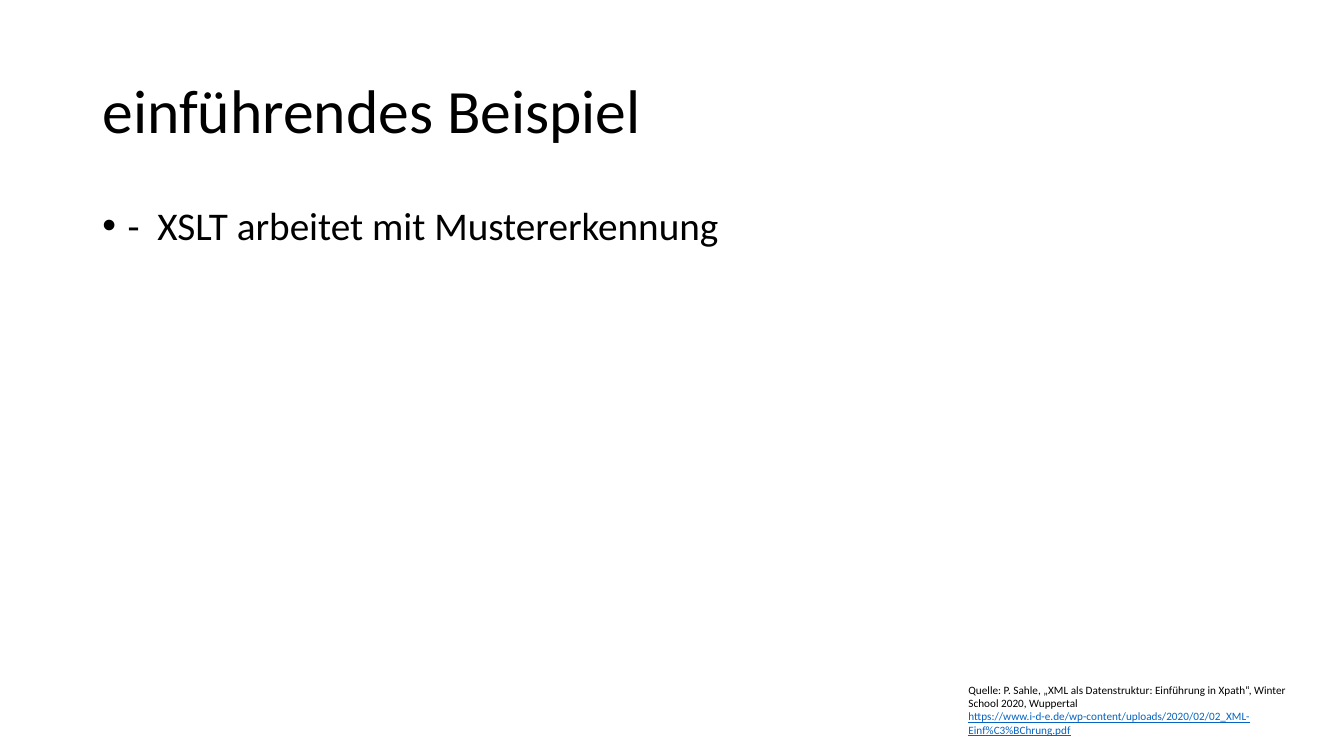
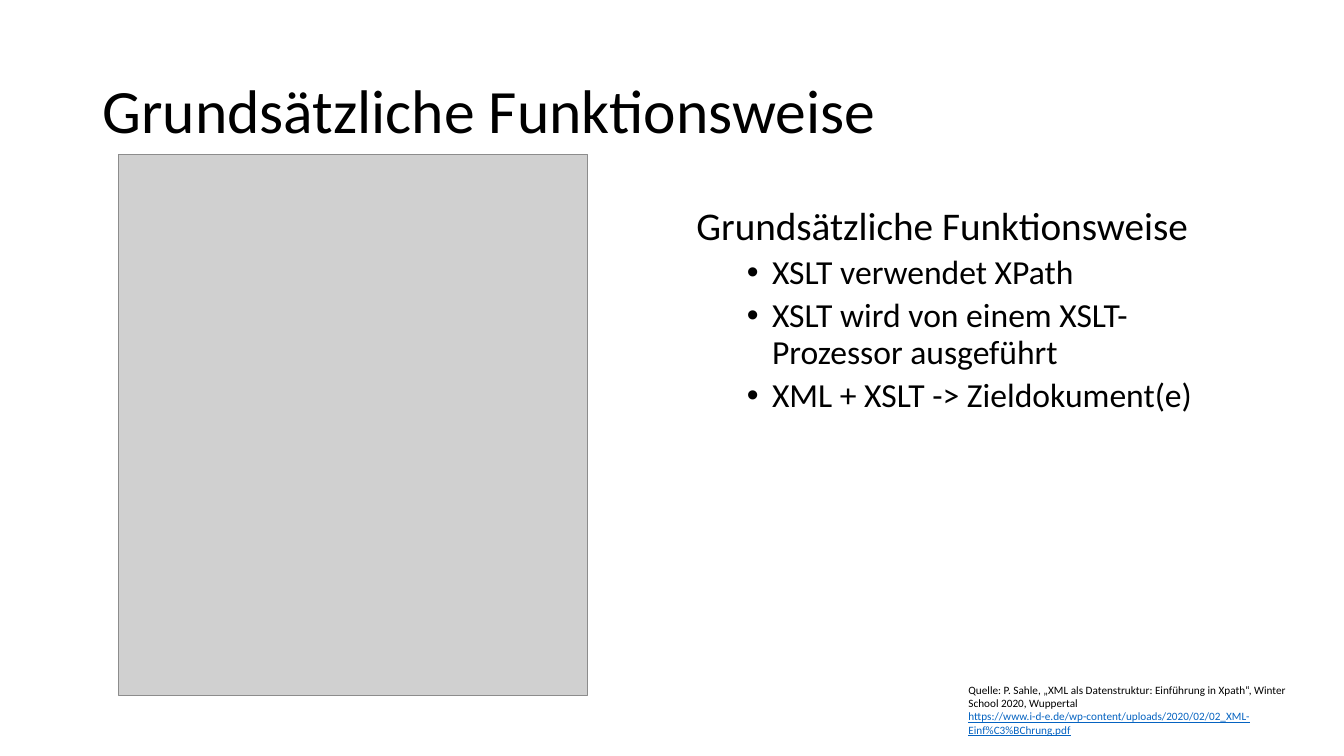
Before and after one commit to Lena-Luise/Lehre, a slide deck: slide 6 of SchulungenKGParl/Folien/XSLT.pptx (slide 5 before the commit). Drawn at 1344x756 pixels with LibreOffice and Linux fonts; fonts in the diff are those of the drawing; grey boxes stand for pictures. Boxes give left, top, right and bottom in pixels: in the first picture for what was removed or moved away, otherwise in the second. Text is boxed around its words. In the diff, an @@ line names an element or a change of style, - is before the commit and + after.

```diff
--- a/SchulungenKGParl/Folien/XSLT.pptx
+++ b/SchulungenKGParl/Folien/XSLT.pptx
@@ title at (x1=102, y1=90, x2=876, y2=134): text changed @@
-einführendes Beispiel
+Grundsätzliche Funktionsweise
@@ picture added at (x1=118, y1=154, x2=588, y2=696) @@
@@ text at (x1=696, y1=212, x2=1192, y2=412): text changed; size 28 to 24 pt @@
-• - XSLT arbeitet mit Mustererkennung
+Grundsätzliche Funktionsweise
+  • XSLT verwendet XPath
+  • XSLT wird von einem XSLT-Prozessor ausgeführt
+  • XML + XSLT -> Zieldokument(e)
```
Also in this commit, not shown: 5 other slides changed, 26 slides added, 3 slides removed, 1 other file.
